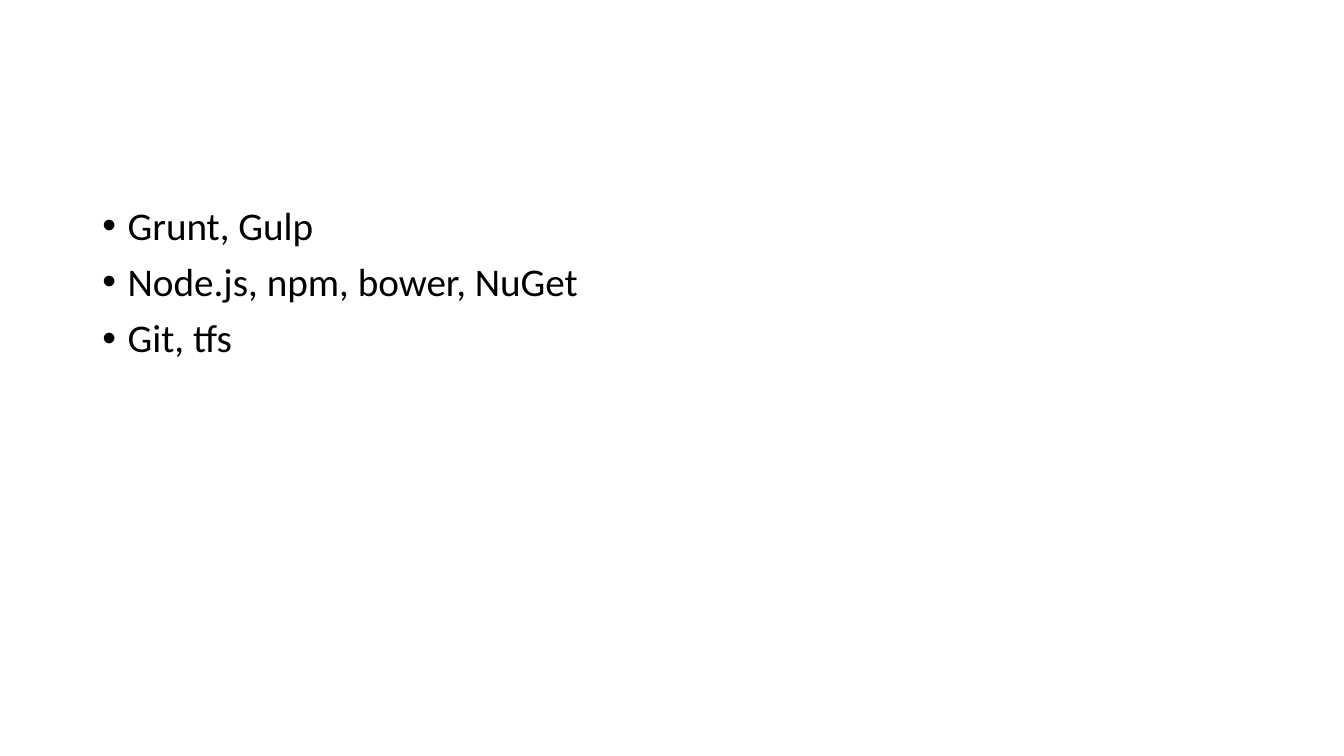
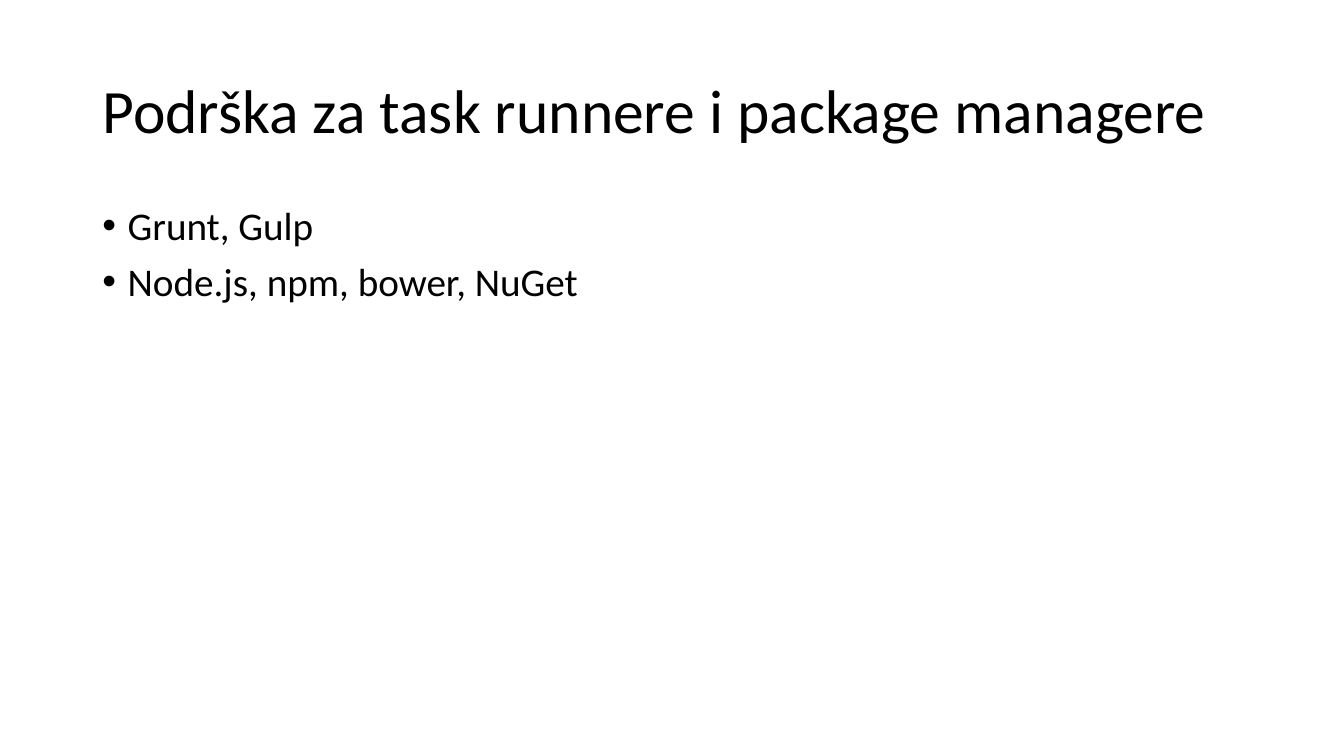
Before and after one commit to mmssniper/angular-workshop, a slide deck: slide 12 of prezentacije/1-3 Alati u razvoju.pptx. Drawn at 1344x756 pixels with LibreOffice and Linux fonts; fonts in the diff are those of the drawing. Boxes give left, top, right and bottom in pixels: in the first picture for what was removed or moved away, otherwise in the second. Text is boxed around its words. In the diff, an @@ line names an element or a change of style, - is before the commit and + after.

```diff
--- a/prezentacije/1-3 Alati u razvoju.pptx
+++ b/prezentacije/1-3 Alati u razvoju.pptx
@@ title added at bbox=[102, 90, 1206, 144], 44 pt, text #000000 @@
+Podrška za task runnere i package managere
@@ text at bbox=[128, 325, 232, 357]: paragraph removed @@
-• Git, tfs
```
Also in this commit, not shown: 1 other slide changed, 3 slides added, 2 other files.
